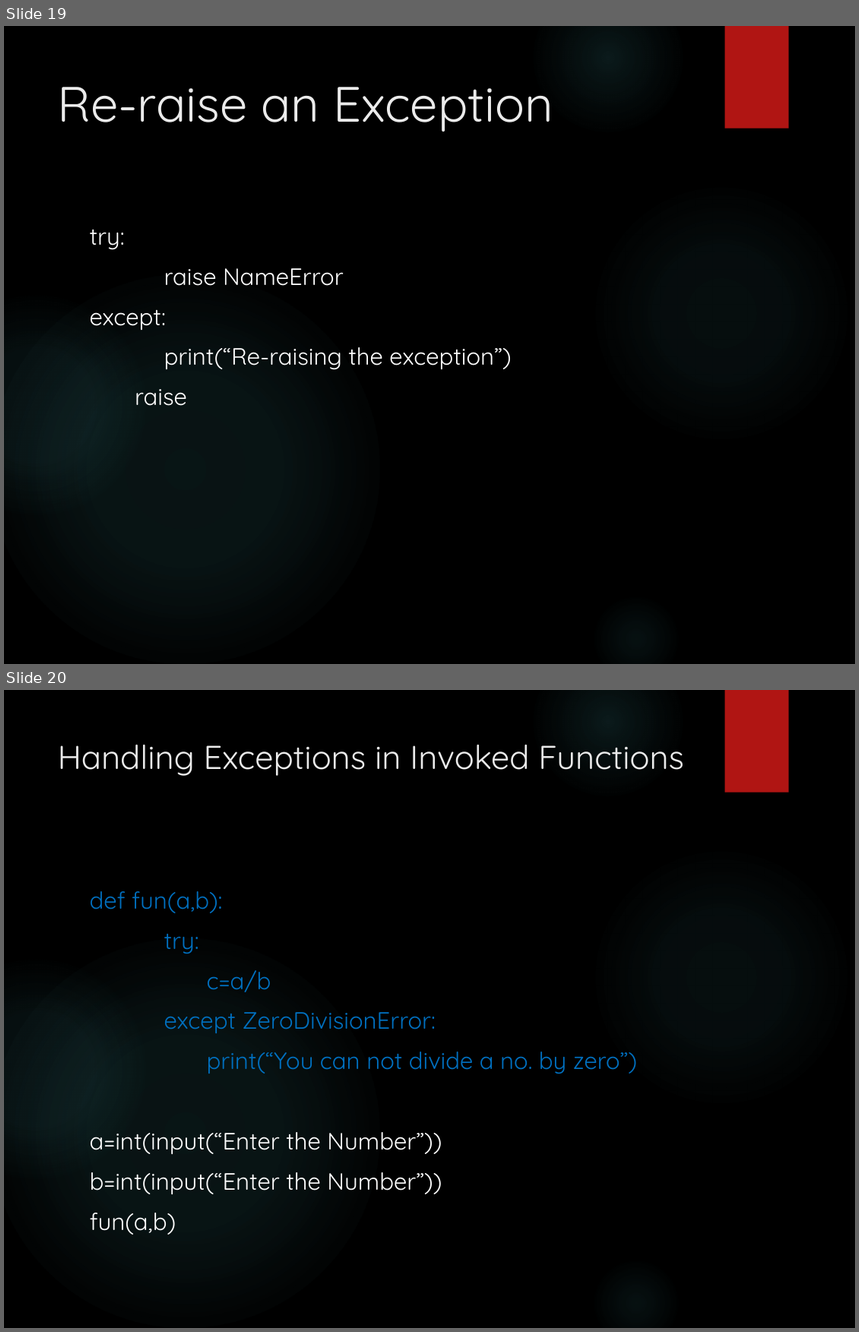
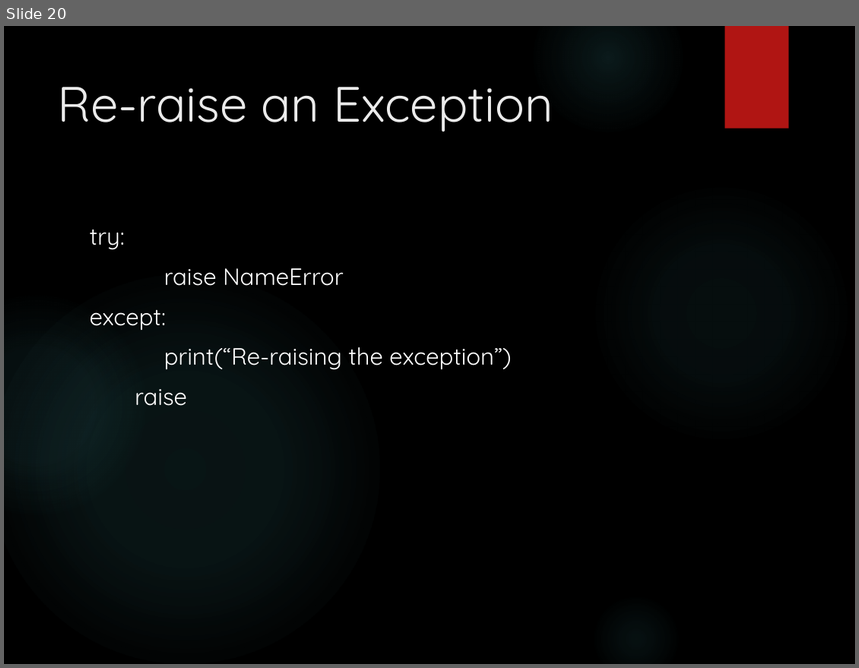
Before and after one commit to GLA-Python/python3.10.0, a slide deck: Topicwise PDF/Exception Handling.pptx. Shown one above the other, each under a label of ours: slides 19 and 20 before the commit, slide 20 after it. The pictures are 859x1332 and 859x668 pixels, drawn with LibreOffice and Linux fonts; fonts in the diff are those of the drawing; background and template pictures are left out. Boxes give left, top, right and bottom in pixels: in the first picture for what was removed or moved away, otherwise in the second. Text is boxed around its words. In the diff, an @@ line names an element or a change of style, - is before the commit and + after.

```diff
--- a/Topicwise PDF/Exception Handling.pptx
+++ b/Topicwise PDF/Exception Handling.pptx
@@ slide 20 removed at [4, 690, 855, 1328], background picture (left out); not listed: 6 template elements that a slide beside it also shows @@
@@ title removed at [58, 744, 684, 776] @@
-Handling Exceptions in Invoked Functions
@@ text removed at [90, 891, 637, 1235] @@
-def fun(a,b):
-try:
-c=a/b
-except ZeroDivisionError:
-print(“You can not divide a no. by zero”)
-a=int(input(“Enter the Number”))
-b=int(input(“Enter the Number”))
-fun(a,b)
@@ what was slide 19 is now slide 20 @@
```
Also in this commit, not shown: 10 slides changed, 8 slides added, 7 other slides removed.
